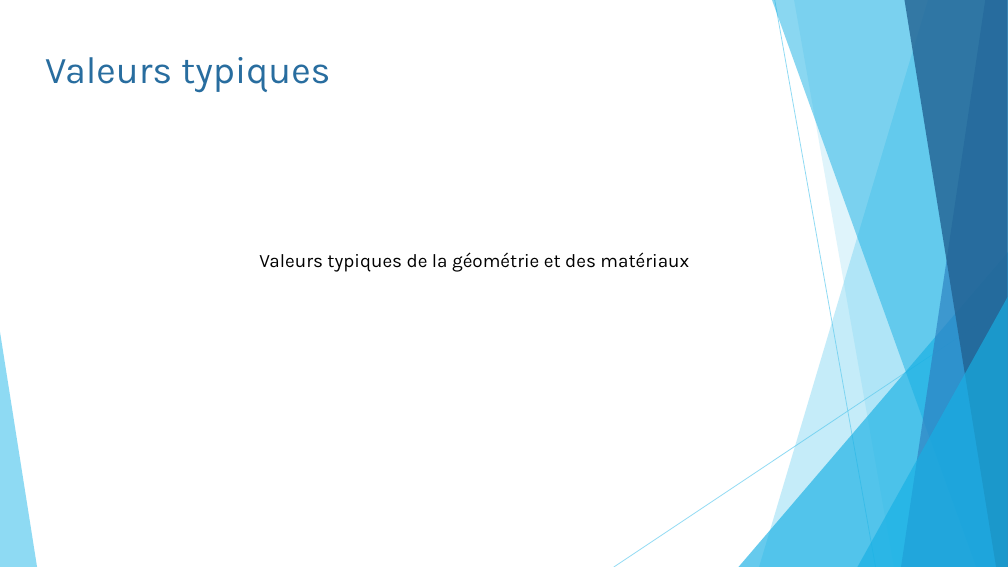
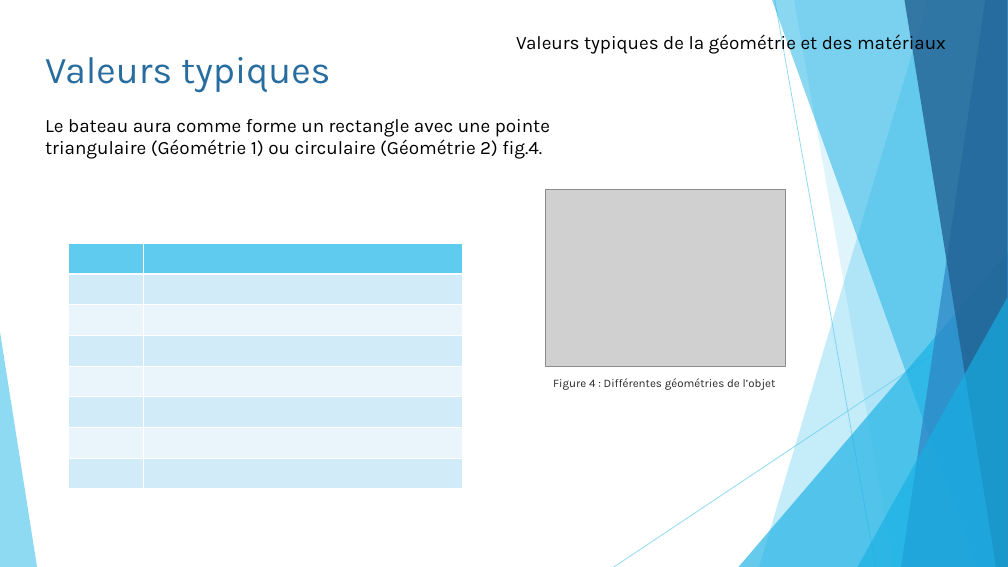
Before and after one commit to pierreluc-plt/ProjetSimulation, a slide deck: slide 7 of Oral/Présentation_Eq11.pptx (slide 6 before the commit). Drawn at 1008x567 pixels with LibreOffice and Linux fonts; fonts in the diff are those of the drawing; grey boxes stand for pictures. Boxes give left, top, right and bottom in pixels: in the first picture for what was removed or moved away, otherwise in the second. Text is boxed around its words. In the diff, an @@ line names an element or a change of style, - is before the commit and + after.

```diff
--- a/Oral/Présentation_Eq11.pptx
+++ b/Oral/Présentation_Eq11.pptx
@@ text "Valeurs typiques de la géométrie ...": place and size @@
-text "Valeurs typiques de la géométrie ..." at [259,252,689,272]
+text "Valeurs typiques de la géométrie ..." at [516,32,946,55]
@@ text added at [45,119,550,159], 18 pt, text #000000 @@
+Le bateau aura comme forme un rectangle avec une pointe triangulaire (Géométrie 1) ou circulaire (Géométrie 2) fig.4.
@@ picture added at [546,189,786,366] @@
@@ table added at [69,243,463,488], 8 rows, 2 columns @@
+ | 
+ | 
+ | 
+ | 
+ | 
+ | 
+ | 
+ | 
@@ text added at [553,378,776,390], 11 pt, text #262626 @@
+Figure 4 : Différentes géométries de l’objet
```
Also in this commit, not shown: 1 other slide changed, 1 slide added.
